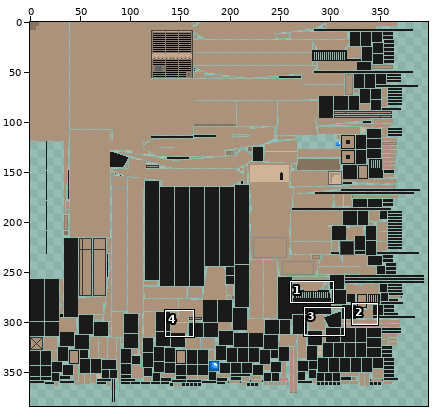
Two states of a sprite sheet, doodle_tank_[R]/textures/entity/centurion_action_x.png. The first picture is a wide view before the edit; the outline marks the close-up.
Close-up. Old version:
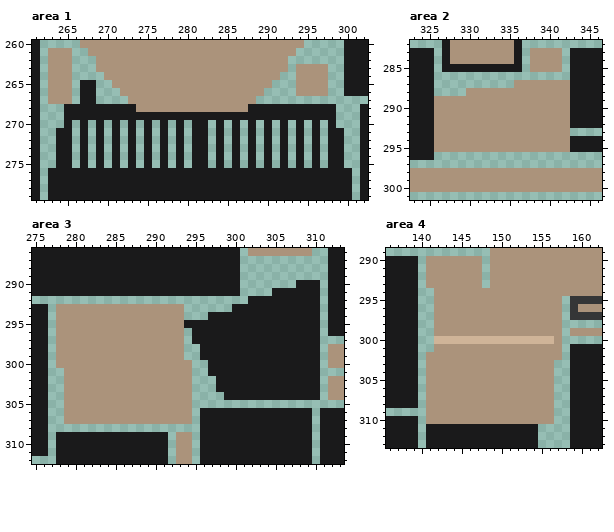
The file is 512x512 pixels. Colours within 5 levels of each other are drawn and written as one. Shown: area 1: x 261..302, y 260..279; area 2: x 323..346, y 282..301; area 3: x 275..313, y 286..312; area 4: x 136..162, y 289..313. The wide view leaves out empty margins. The commit also changed other parts of the picture, which this record leaves out.
New version:
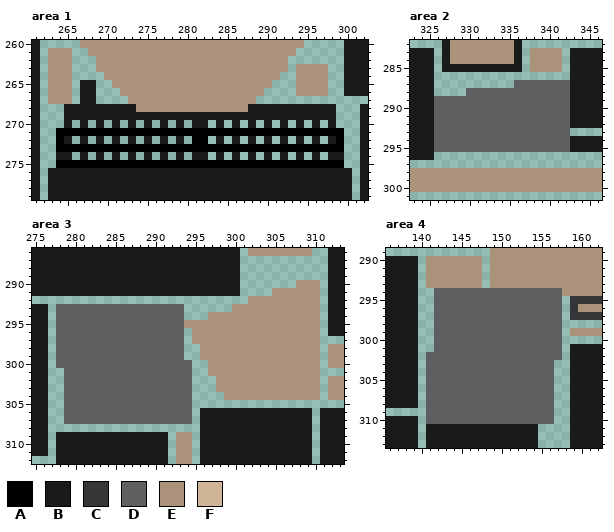
Palette (. is transparent): A #000000  B #1a1a1b  C #353637  D #5d5f60  E #ab937b  F #cfb498
Diff:
Area 1:
The edit adds colour A in row 271 at x 266, 268, 270, 272, 274, 276, 278, 280, 283, 285, 287, 289, 291, 293, 295 and 297; in row 273 at x 266, 268, 270, 272, 274, 276, 278, 280, 283, 285, 287, 289, 291, 293, 295 and 297; in row 275 at x 266, 268, 270, 272, 274, 276, 278, 280, 283, 285, 287, 289, 291, 293, 295 and 297.
Colour B gives way to colour A in row 271 at x 264 to 265, 267, 269, 271, 273, 275, 277, 279, 281 to 282, 284, 286, 288, 290, 292, 294, 296 and 298 to 299; in row 272 at x 264, 281 to 282 and 299; in row 273 at x 264 to 265, 267, 269, 271, 273, 275, 277, 279, 281 to 282, 284, 286, 288, 290, 292, 294, 296 and 298 to 299; in row 275 at x 264 to 265, 267, 269, 271, 273, 275, 277, 279, 281 to 282, 284, 286, 288, 290, 292, 294, 296 and 298 to 299.
Area 2:
Colour E gives way to colour D in row 287 at x 336 to 342; in row 288 at x 330 to 342; in rows 289 to 295 at x 326 to 342.
Area 3:
Colour E gives way to colour D in rows 293 to 299 at x 278 to 293; in row 300 at x 278 to 294; in rows 301 to 307 at x 279 to 294.
Colour B gives way to colour E in row 290 at x 308 to 310; in row 291 at x 305 to 310; in row 292 at x 302 to 310; in row 293 at x 300 to 310; in row 294 at x 297 to 310; in row 295 at x 294 to 310.
Colour B gives way to colour E in rows 296 to 297 at x 295 to 310; in rows 298 to 299 at x 296 to 310; in rows 300 to 301 at x 297 to 310; in rows 302 to 303 at x 298 to 310; in row 304 at x 299 to 310.
Area 4:
Colour E gives way to colour D in rows 294 to 299 at x 142 to 157; in row 300 at x 157; in row 301 at x 142 to 157; in row 302 at x 141 to 157; in rows 303 to 310 at x 141 to 156.
Colour F gives way to colour D in row 300 at x 142 to 156.
Changed places in both close-ups, as pixel boxes (x1, y1, x2, y2):
changed: (56, 128, 344, 168)
changed: (434, 80, 570, 152)
changed: (56, 280, 320, 424)
changed: (426, 288, 562, 424)
